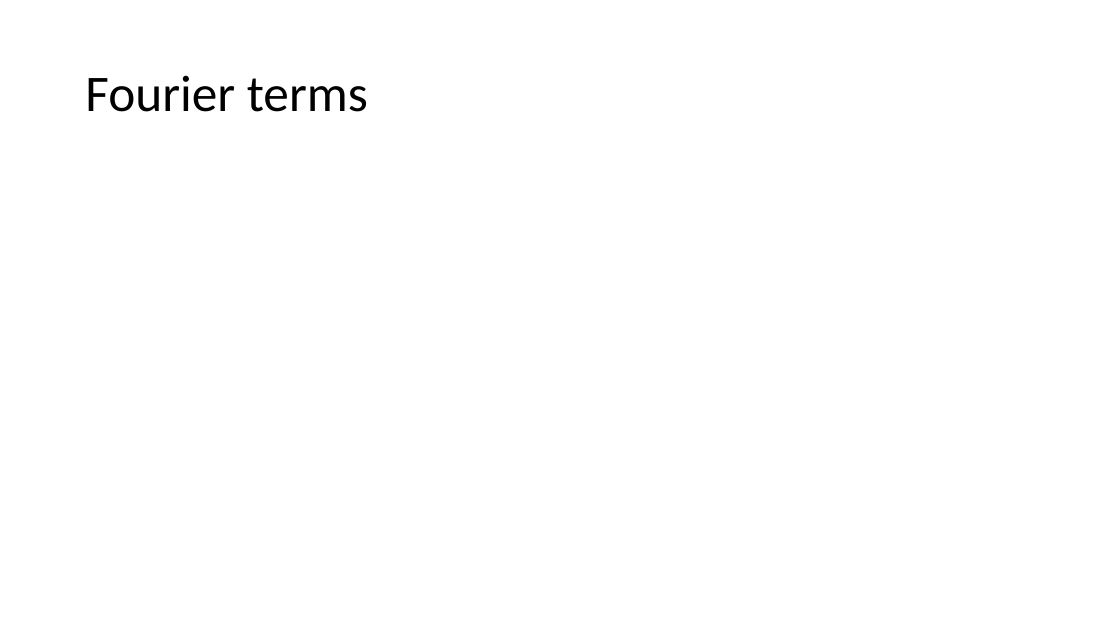
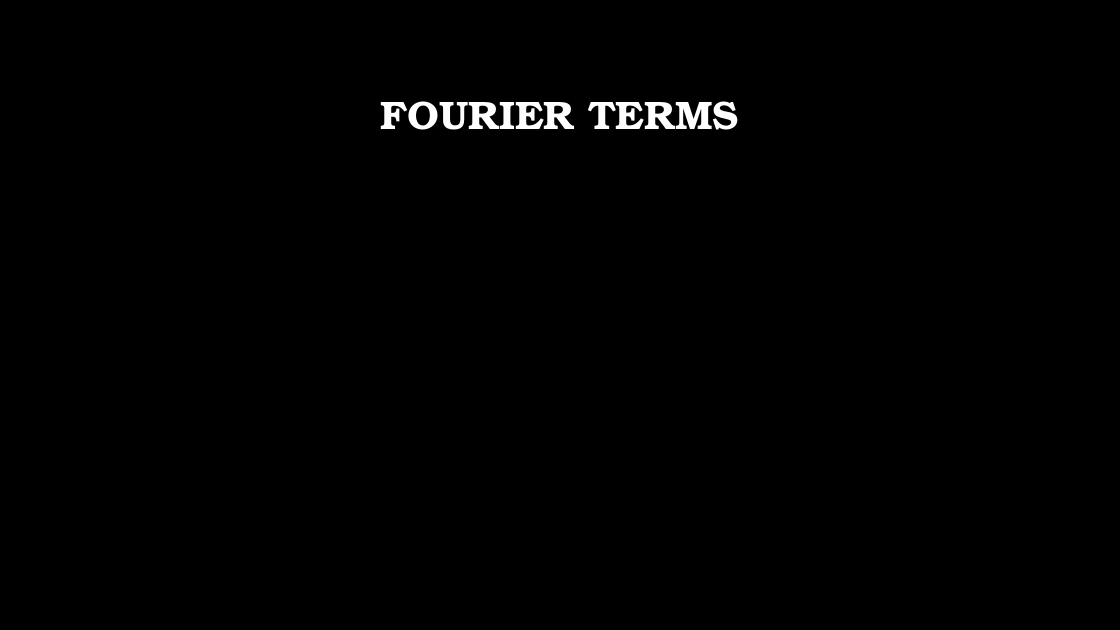
Before and after one commit to pratha19/Hourly_Energy_Consumption_Prediction, a slide deck: slide 12 of Capstone1_SDGE_ML.pptx (slide 9 before the commit). Drawn at 1120x630 pixels with LibreOffice and Linux fonts; fonts in the diff are those of the drawing; background and template pictures are left out. Boxes give left, top, right and bottom in pixels: in the first picture for what was removed or moved away, otherwise in the second. Text is boxed around its words. In the diff, an @@ line names an element or a change of style, - is before the commit and + after.

```diff
--- a/Capstone1_SDGE_ML.pptx
+++ b/Capstone1_SDGE_ML.pptx
@@ background #FFFFFF to picture (left out) @@
@@ title at [380, 101, 739, 130]: text changed; size 44 to 34 pt; font Calibri to TeX Gyre Bonum; text colour #000000 to #FFFFFF; bold on @@
-Fourier terms
+FOURIER TERMS
```
Also in this commit, not shown: 11 other slides changed, 6 slides added, 3 slides removed, 1 other file.
